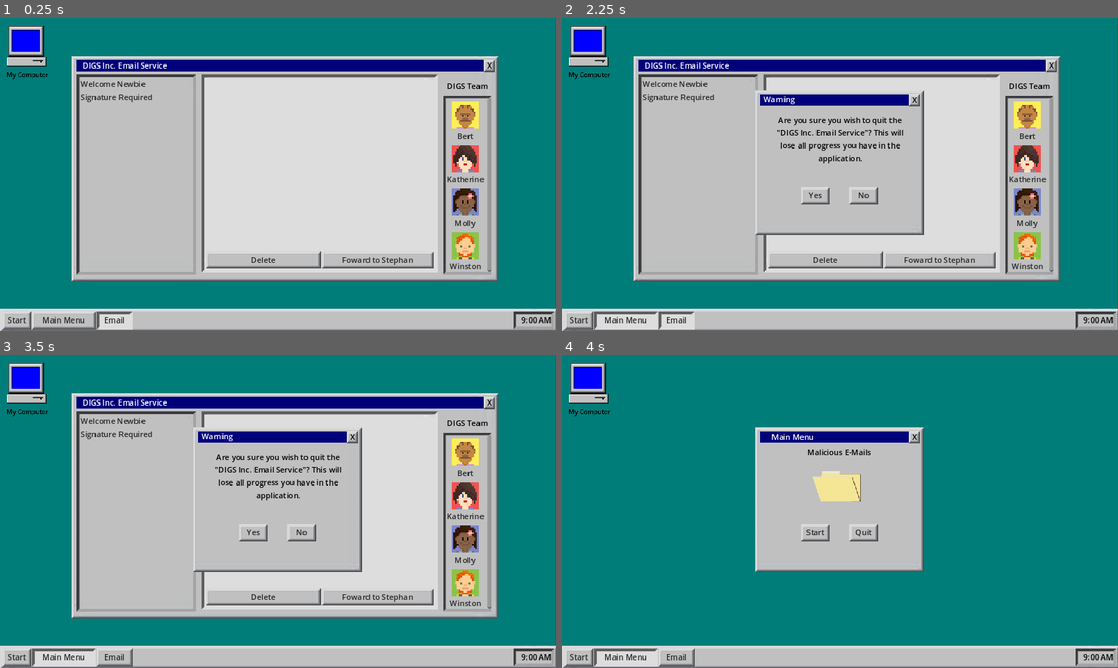
Above: before the commit, frames 1-4 (two rows, left to right).
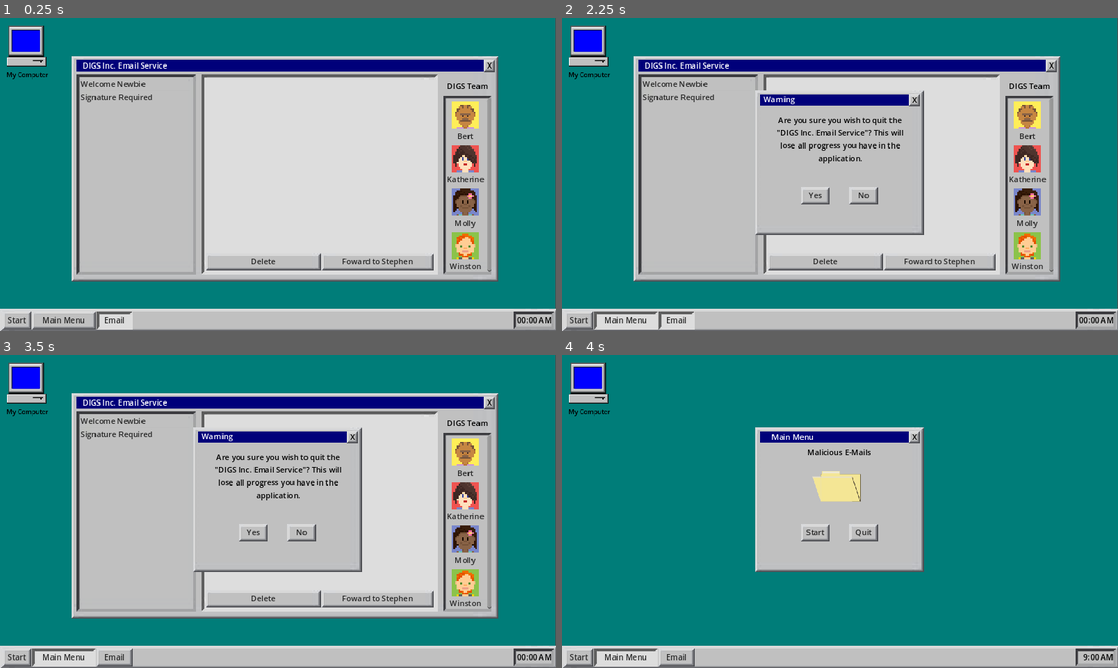
Above: after the commit, the same moments.

Repository: SeanGreeley/2025-Chillennium-Drury
Game: Godot game, scene res://scenes/GameMain.tscn
Two runs of this game, one before a commit and one after it. Both use one fixed random seed, a clock stepped at 60 frames per second and the inputs below. The project has no main scene, so this scene is started directly.
Inputs (mouse positions are in pixels of both pictures, inside the frame that each line leads up to):
- Up to frame 1 (0.25 s): no input
- Up to frame 2 (2.25 s): click (940, 259) at 0.5 s, where only the run before the commit has a clickable "Foward to Stephan"; click (940, 262) at 1.25 s, where only the run after the commit has a clickable "Foward to Stephen"; click "Main Menu" at 2 s
- Up to frame 3 (3.5 s): click "Email" at 2.75 s
- Up to frame 4 (4 s): click "Yes" at 3.5 s

The runs differ from the first frame. In frame 1, 1.3% of the frame differs, in the area x 36-100%, y 74-98%; in frame 2, 1.3%; in frame 3, 1.3%; in frame 4, nothing differs.

Commit message:
Connected Many Things!

Diff:
--- a/scenes/GameMain.tscn
+++ b/scenes/GameMain.tscn
@@ -1,11 +1,14 @@
-[gd_scene load_steps=9 format=3 uid="uid://dy5klxpc0wlkx"]
+[gd_scene load_steps=12 format=3 uid="uid://dy5klxpc0wlkx"]
 
 [ext_resource type="Script" path="res://scripts/EmailController.gd" id="1_3swdg"]
 [ext_resource type="Texture2D" uid="uid://dlneha07c4dfh" path="res://assets/Computer.png" id="1_kqsv2"]
 [ext_resource type="Script" path="res://scripts/ToMainMenu.gd" id="2_pnp5l"]
 [ext_resource type="Texture2D" uid="uid://3yqug2ps3760" path="res://assets/pressed button.jpg" id="3_qwcms"]
+[ext_resource type="Script" path="res://scripts/emailButtons.gd" id="4_6in1u"]
+[ext_resource type="AudioStream" uid="uid://bdgrrhmrp0jvr" path="res://assets/sfx/deleteMail.mp3" id="5_cw3xm"]
 [ext_resource type="Texture2D" uid="uid://dx4sd3ld6t3ea" path="res://assets/listContainer.jpg" id="5_xfkyb"]
 [ext_resource type="Script" path="res://scripts/warning.gd" id="6_2wsqm"]
+[ext_resource type="AudioStream" uid="uid://klwbm4jvgtpu" path="res://assets/sfx/forwardMail.mp3" id="6_xc3kq"]
 
 [sub_resource type="StyleBoxTexture" id="StyleBoxTexture_rmlvw"]
 texture = ExtResource("3_qwcms")
@@ -120,7 +123,7 @@
 offset_left = 269.0
 offset_top = 38.0
 offset_right = 759.0
-offset_bottom = 448.0
+offset_bottom = 452.0
 theme_override_styles/panel = SubResource("StyleBoxTexture_rmlvw")
 
 [node name="VBoxContainer" type="VBoxContainer" parent="Email"]
@@ -149,21 +152,29 @@
 fit_content = true
 scroll_active = false
 
-[node name="StartButton" type="Button" parent="Email"]
+[node name="DeleteButton" type="Button" parent="Email"]
 layout_mode = 0
 offset_left = 278.0
-offset_top = 404.0
+offset_top = 408.0
 offset_right = 517.0
-offset_bottom = 439.0
+offset_bottom = 443.0
 text = "Delete"
-
-[node name="StartButton2" type="Button" parent="Email"]
+script = ExtResource("4_6in1u")
+
+[node name="ButtonSound" type="AudioStreamPlayer2D" parent="Email/DeleteButton"]
+stream = ExtResource("5_cw3xm")
+
+[node name="ForwardButton" type="Button" parent="Email"]
 layout_mode = 0
 offset_left = 518.0
-offset_top = 404.0
+offset_top = 408.0
 offset_right = 751.0
-offset_bottom = 439.0
-text = "Foward to Stephan"
+offset_bottom = 443.0
+text = "Foward to Stephen"
+script = ExtResource("4_6in1u")
+
+[node name="ButtonSound" type="AudioStreamPlayer2D" parent="Email/ForwardButton"]
+stream = ExtResource("6_xc3kq")
 
 [node name="Panel3" type="Panel" parent="."]
 layout_mode = 0
@@ -205,7 +216,7 @@
 offset_right = 1148.0
 offset_bottom = 41.0
 theme_override_styles/normal = SubResource("StyleBoxTexture_hfhxt")
-text = "9:00 AM"
+text = "00:00 AM"
 horizontal_alignment = 2
 
 [node name="Warning" type="Panel" parent="."]
@@ -278,6 +289,8 @@
 horizontal_alignment = 1
 
 [connection signal="pressed" from="Email/ColorRect/Button3" to="Warning" method="_on_button_pressed"]
+[connection signal="pressed" from="Email/DeleteButton" to="Email" method="_on_delete_button_pressed"]
+[connection signal="pressed" from="Email/ForwardButton" to="Email" method="_on_forward_button_pressed"]
 [connection signal="pressed" from="Panel3/Button" to="Warning" method="_on_button_pressed"]
 [connection signal="pressed" from="Warning/QuitButton" to="Warning" method="_on_button_pressed_inside"]
 [connection signal="pressed" from="Warning/ColorRect/Button3" to="Warning" method="_on_button_pressed_inside"]
--- a/scripts/EmailController.gd
+++ b/scripts/EmailController.gd
@@ -25,9 +25,21 @@
 
 func _openMail(index, _vector2, _mouse_index):
 	var clickIndex = str($ItemList.get_item_text(index))
+	Global.currentSubject = clickIndex
 	var clickedMail = mail[clickIndex]
 	$VBoxContainer/From.text = "From: %s" % clickedMail["from"]
 	$VBoxContainer/Email.text = "Email: %s" % clickedMail["email"]
 	$VBoxContainer/Subject.text = "Subject: %s" % clickIndex
 	$VBoxContainer/Text.text = clickedMail["text"]
 	$VBoxContainer/Links.text = clickedMail["links"]
+
+func delete_by_subject():
+	for i in $ItemList.item_count:
+		if str($ItemList.get_item_text(i)) == Global.currentSubject:
+			$ItemList.remove_item(i)
+
+func _on_delete_button_pressed():
+	delete_by_subject()
+
+func _on_forward_button_pressed():
+	delete_by_subject()
--- /dev/null
+++ b/scripts/emailButtons.gd
@@ -0,0 +1,17 @@
+extends Button
+
+var callScene = load("res://scenes/VideoCall.tscn")
+
+func _ready():
+	pass
+
+func _pressed():
+	if Global.currentSubject != "Void":
+		$ButtonSound.play()
+		if (text == "Delete" and Global.emails[Global.currentSubject]["value"] == 1) or (text != "Delete" and Global.emails[Global.currentSubject]["value"] == -1):
+			Global.incorrectEmails+=1
+			var newCall = callScene.instantiate()
+			await get_tree().create_timer(3.0).timeout
+			get_tree().root.add_child(newCall)
+		else:
+			Global.correctEmails+=1
